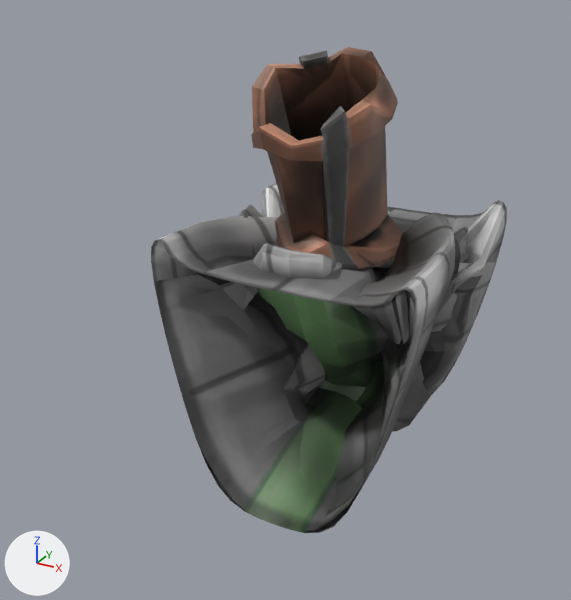
One commit to the Blender file out/assets/meshes/blender/ship_broken.blend: the scene before it, then after it.
Rendered twice from a 50 mm camera at (1.12, -2.46, 1.86) aimed at (-0.16, -0.12, 0.69). Lighting does not change. The marker at lower left points along +X, +Y and +Z.

Objects in the first picture: 'back', 'front', 'middle'.
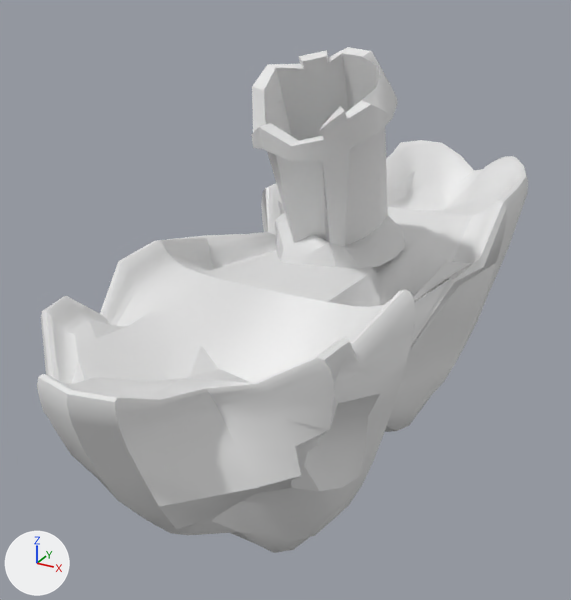
Pixel boxes [x1, y1, x2, y2] of what changed, in the pictures (571 x 600 px):
```json
{"object": "front", "change": "recoloured, moved", "before": [239, 200, 503, 390], "after": [37, 240, 415, 553]}
{"object": "middle", "change": "recoloured", "before": [151, 47, 507, 532], "after": [151, 47, 507, 532]}
{"object": "back", "change": "recoloured, moved", "before": [151, 211, 455, 533], "after": [386, 140, 528, 360]}
```

The change, as JSON lines over the scene's bpy script:
```json
{"block": "me_cylinder_002", "where": "me_cylinder_002.from_pydata(...)  # 392 vertices, 328 faces; spans x -2.33..2.33, y -2.5..2.5, z -4.5..3.38"}
{"op": "remove", "block": "me_cylinder_002", "code": "me_cylinder_002.materials.append(mat_matmiddle)  # picture img_shipmiddleruined"}
{"block": "me_cylinder_003", "where": "me_cylinder_003.from_pydata(...)  # 329 vertices, 304 faces; spans x -2.33..2.33, y -1.96..2.51, z -4.5..0.46"}
{"op": "remove", "block": "me_cylinder_003", "code": "me_cylinder_003.materials.append(mat_matfront)  # picture img_shipfrontruined"}
{"block": "me_cylinder_004", "where": "me_cylinder_004.from_pydata(...)  # 345 vertices, 320 faces; spans x -2.33..2.33, y -2.5..2.21, z -4.5..0.55"}
{"op": "remove", "block": "me_cylinder_004", "code": "me_cylinder_004.materials.append(mat_matback)  # picture img_shipbackruined"}
{"op": "set", "path": "ob_front.location", "old": "(0.0, 0.0, 0.9)", "new": "(0.0, -1.0, 0.9)"}
{"op": "set", "path": "ob_back.location", "old": "(0.0, 0.0, 0.9)", "new": "(0.0, 1.0, 0.9)"}
```
